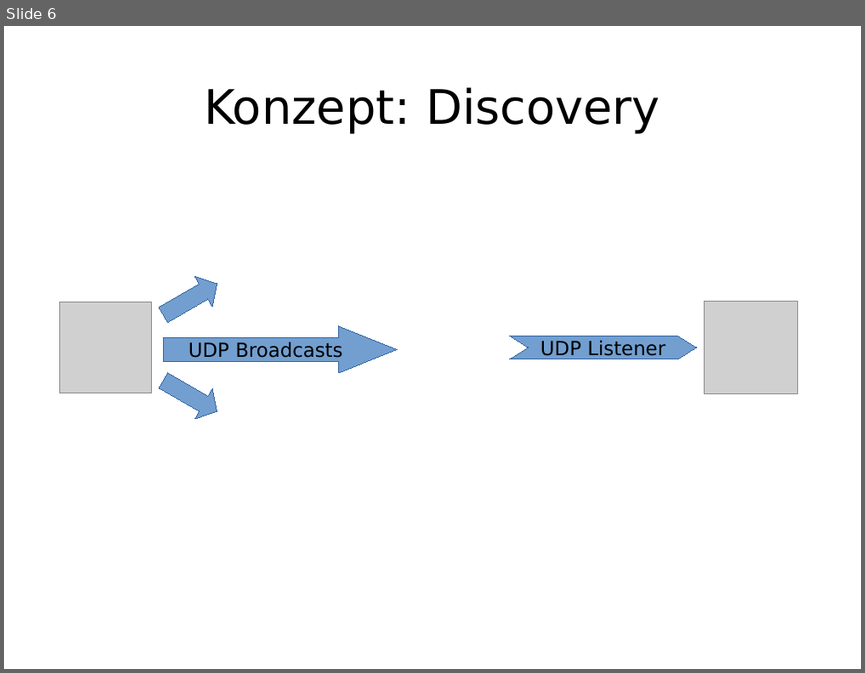
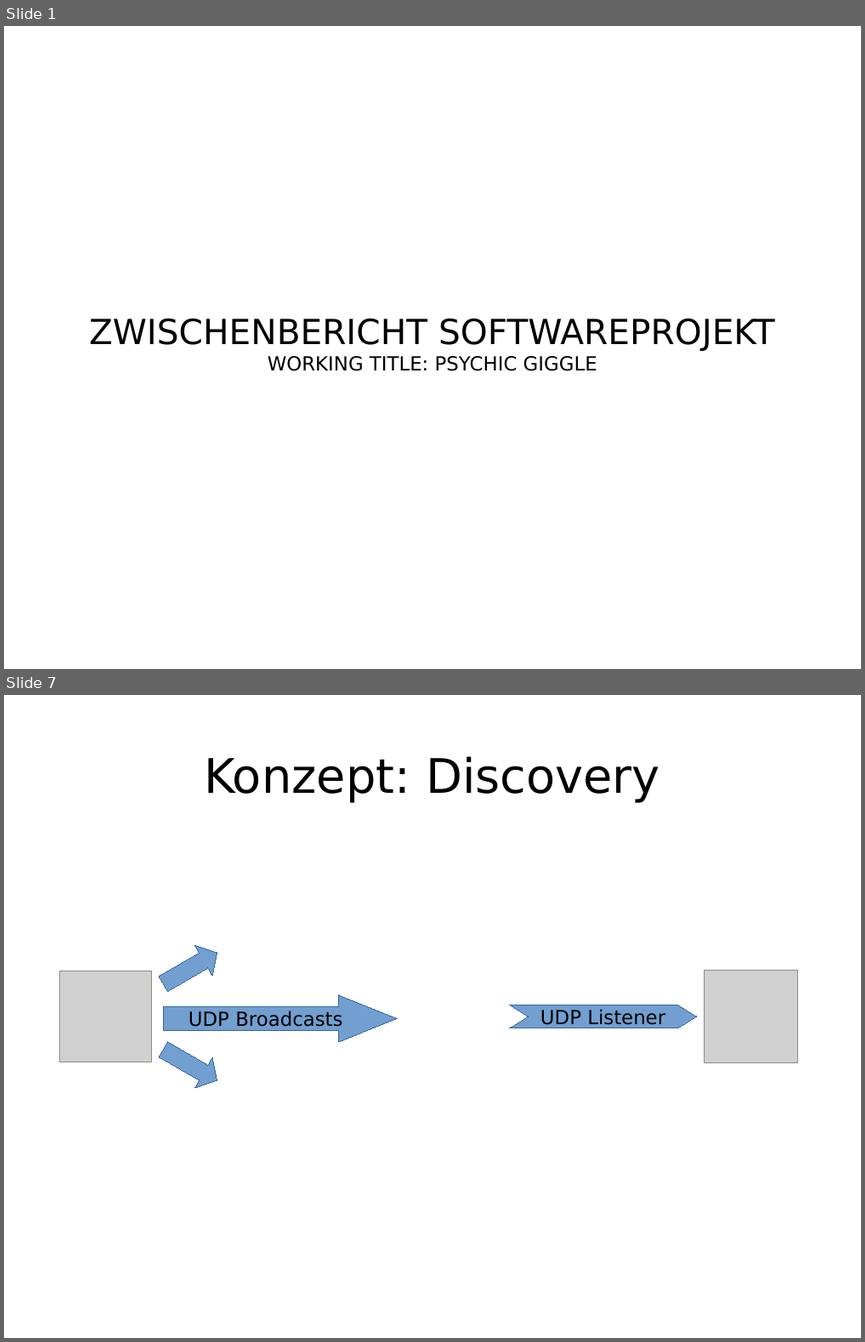
Before and after one commit to enra64/psychic-giggle, a slide deck: zwischenstand anfang dezember.odp. Shown one above the other, each under a label of ours: slide 6 before the commit, slides 1 and 7 after it; the slides between them are not shown. The pictures are 865x673 and 865x1342 pixels, drawn with LibreOffice and Linux fonts; fonts in the diff are those of the drawing; grey boxes stand for pictures. Boxes give left, top, right and bottom in pixels: in the first picture for what was removed or moved away, otherwise in the second. Text is boxed around its words. In the diff, an @@ line names an element or a change of style, - is before the commit and + after.

```diff
--- a/zwischenstand anfang dezember.odp
+++ b/zwischenstand anfang dezember.odp
@@ slide 1 added at box(4, 26, 861, 669), background #FFFFFF @@
@@ subtitle added at box(89, 318, 775, 371), 32 pt, text #000000 @@
+ZWISCHENBERICHT SOFTWAREPROJEKT
+WORKING TITLE: PSYCHIC GIGGLE
@@ what was slide 6 is now slide 7 @@
```
Also in this commit, not shown: 6 slides changed, 1 other slide added, 1 slide removed, 2 other files.
